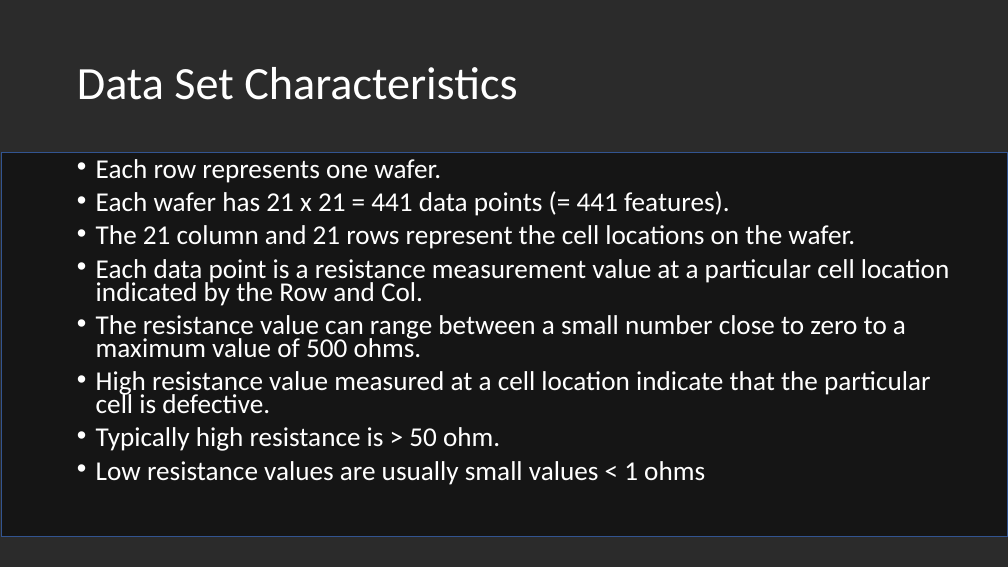
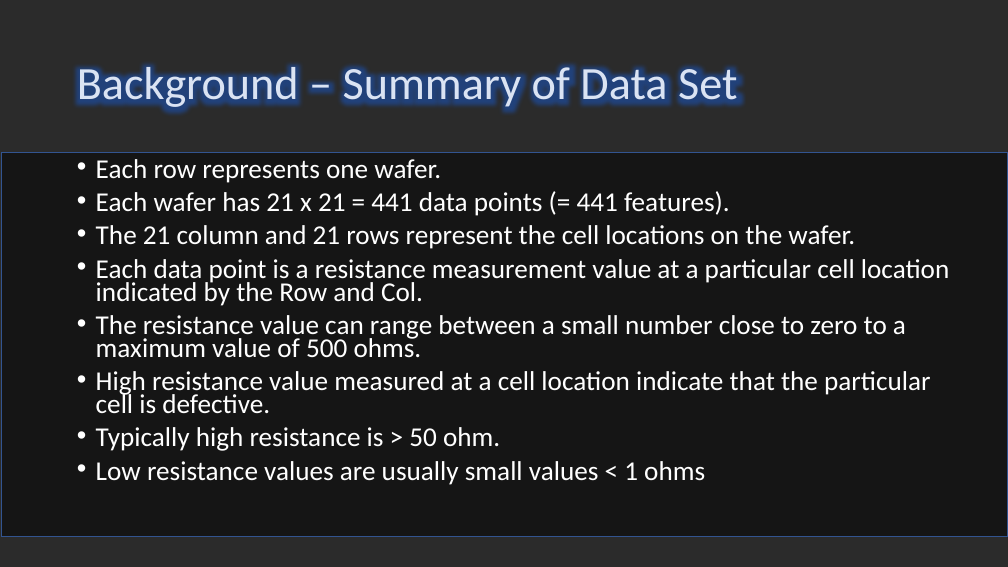
Before and after one commit to optimusium/PSUPR2, a slide deck: slide 18 of CA2 Identifying Wafer Failures with Deep Learning2_26Sep19.pptx (slide 17 before the commit). Drawn at 1008x567 pixels with LibreOffice and Linux fonts; fonts in the diff are those of the drawing; background and template pictures are left out; a plain dark background stands for a picture behind light text. Boxes give left, top, right and bottom in pixels: in the first picture for what was removed or moved away, otherwise in the second. Text is boxed around its words. In the diff, an @@ line names an element or a change of style, - is before the commit and + after.

```diff
--- a/CA2 Identifying Wafer Failures with Deep Learning2_26Sep19.pptx
+++ b/CA2 Identifying Wafer Failures with Deep Learning2_26Sep19.pptx
@@ title at (x1=77, y1=61, x2=737, y2=111): text changed; text colour #FFFFFF to #DAE3F3 @@
-Data Set Characteristics
+Background – Summary of Data Set
```
Also in this commit, not shown: 17 other slides changed, 2 slides added, 3 slides removed, 4 other files.
